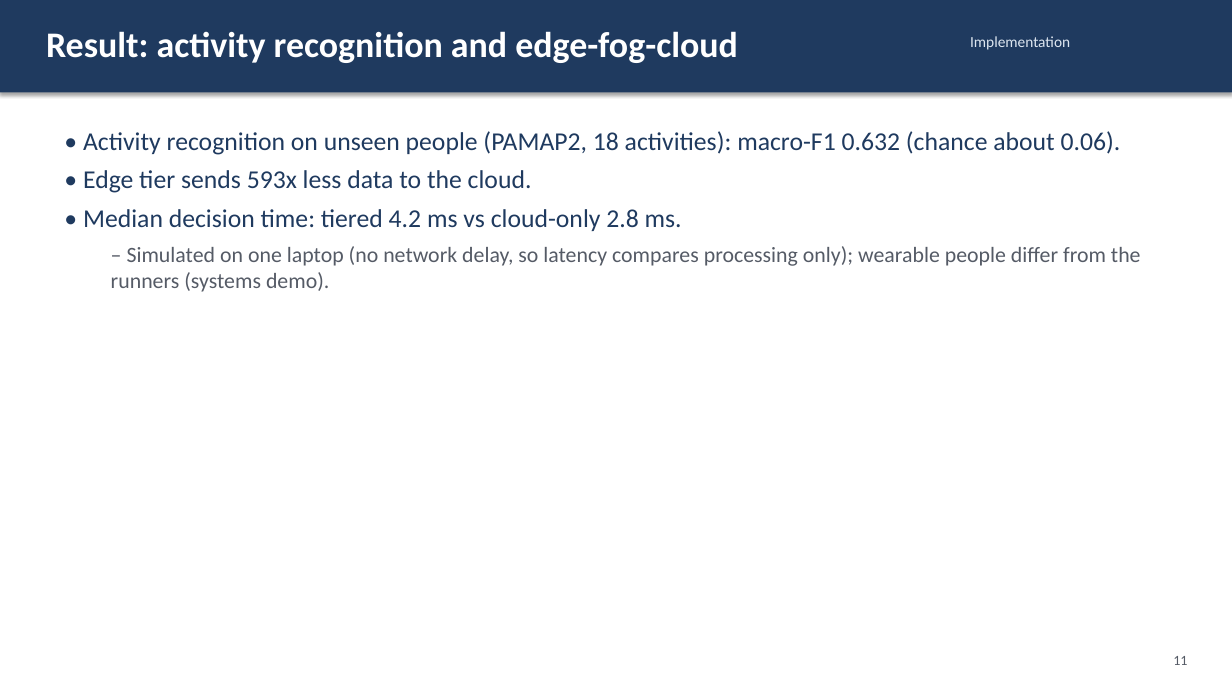
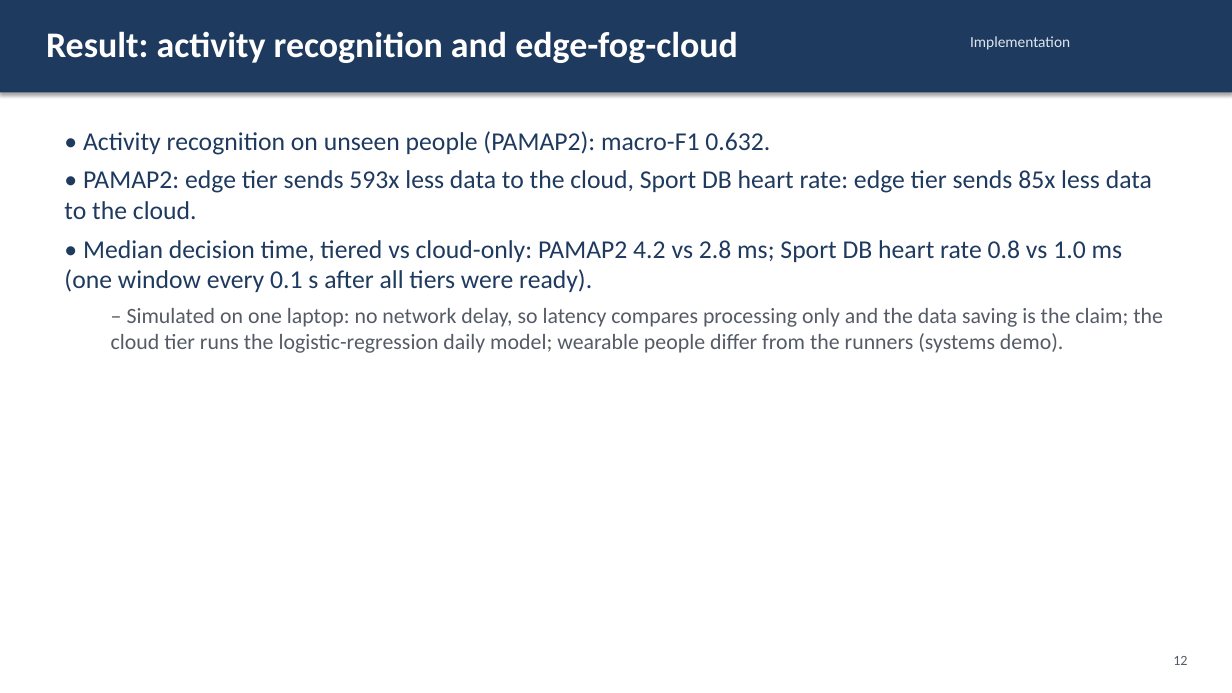
Before and after one commit to NamanJain017/SynAthlete-AIoT, a slide deck: slide 12 of slides/review2.pptx (slide 11 before the commit). Drawn at 1232x693 pixels with LibreOffice and Linux fonts; fonts in the diff are those of the drawing. Boxes give left, top, right and bottom in pixels: in the first picture for what was removed or moved away, otherwise in the second. Text is boxed around its words. In the diff, an @@ line names an element or a change of style, - is before the commit and + after.

```diff
--- a/slides/review2.pptx
+++ b/slides/review2.pptx
@@ text at (x1=64, y1=131, x2=1163, y2=353): text changed @@
-• Activity recognition on unseen people (PAMAP2, 18 activities): macro-F1 0.632 (chance about 0.06).
-• Edge tier sends 593x less data to the cloud.
-• Median decision time: tiered 4.2 ms vs cloud-only 2.8 ms.
-  – Simulated on one laptop (no network delay, so latency compares processing only); wearable people differ from the runners (systems demo).
+• Activity recognition on unseen people (PAMAP2): macro-F1 0.632.
+• PAMAP2: edge tier sends 593x less data to the cloud, Sport DB heart rate: edge tier sends 85x less data to the cloud.
+• Median decision time, tiered vs cloud-only: PAMAP2 4.2 vs 2.8 ms; Sport DB heart rate 0.8 vs 1.0 ms (one window every 0.1 s after all tiers were ready).
+  – Simulated on one laptop: no network delay, so latency compares processing only and the data saving is the claim; the cloud tier runs the logistic-regression daily model; wearable people differ from the runners (systems demo).
@@ text at (x1=1173, y1=656, x2=1187, y2=665): text changed @@
-11
+12
```
Also in this commit, not shown: 9 other slides changed, 1 slide added, 3 other files.
